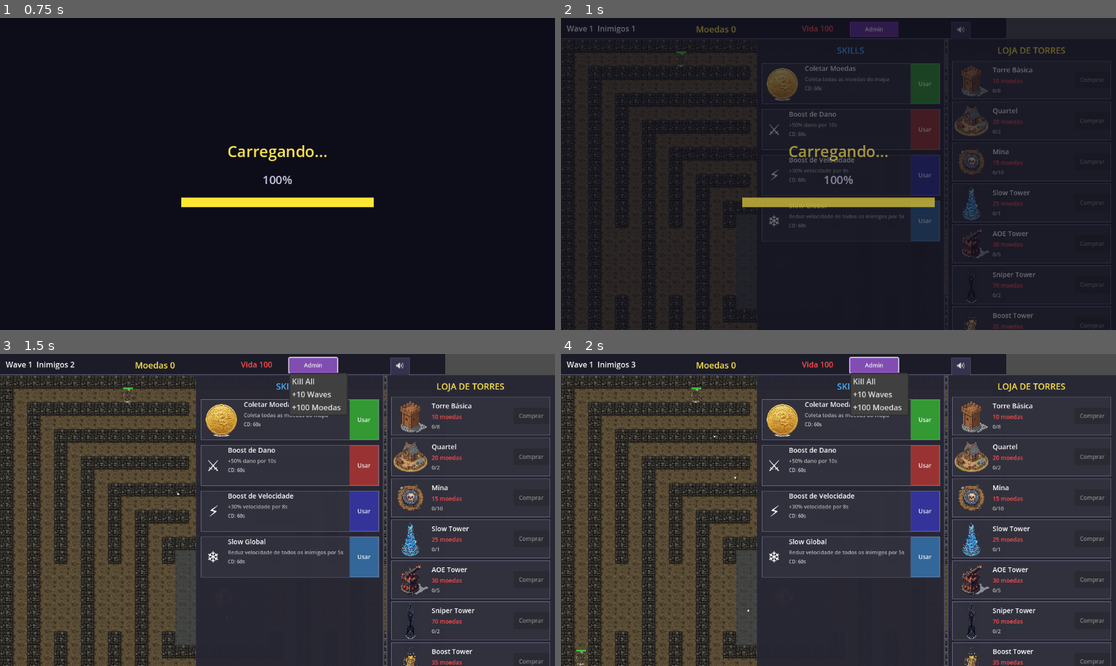
Above: before the commit, frames 1-4 (two rows, left to right).
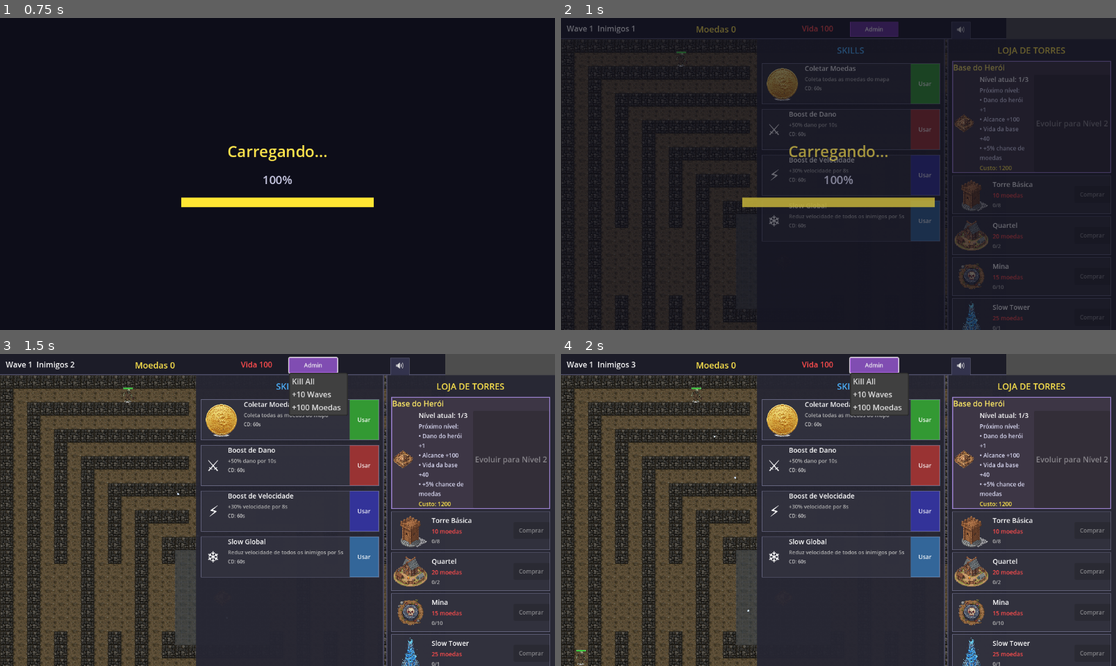
Above: after the commit, the same moments.

Repository: rubens-rangel/TD-game-project
Game: Godot game, scene res://scenes/Menu.tscn
Same seed, same stepped clock (60 frames per second), same inputs: the game is played once before the commit and once after it.
Inputs:
- Up to frame 1 (0.75 s): click "Jogar" at 0.5 s
- Up to frame 2 (1 s): no input
- Up to frame 3 (1.5 s): click "Admin" at 1.25 s
- Up to frame 4 (2 s): no input

Frame 1 is identical in both runs. In frame 2, 3.0% of the frame differs, in the area x 70-100%, y 13-100%; in frame 3, 5.6%; in frame 4, 5.6%.

Commit message:
adiciona update da base do heroi

Diff:
--- a/godot/scripts/Game.gd
+++ b/godot/scripts/Game.gd
@@ -119,6 +119,8 @@
 var tex_enemy_humanoid: Texture2D
 var tex_enemy_robot: Texture2D
 var tex_tent: Texture2D  # Base/tenda no centro
+var tex_house: Texture2D
+var tex_castle: Texture2D
 var tex_grass: Texture2D
 var tex_path: Texture2D  # Textura para o caminho (chão onde inimigos andam)
 var tex_wall: Texture2D  # Textura para barreira/cerca (paredes do labirinto)
@@ -199,6 +201,59 @@
 	"levels": { "DMG": 0, "FIRERATE": 0, "PIERCE": 0 }, "coins": GameConstants.HERO_START_COINS,
 }
 
+const HERO_HOME_MAX_LEVEL := 3
+var hero_home_level: int = 1
+var hero_home_coin_bonus: float = 0.0
+var hero_home_panel_data: Dictionary = {}
+var hero_home_upgrade_costs := {
+	2: 1200,
+	3: 3000
+}
+
+func _get_hero_home_texture_for_level(level: int) -> Texture2D:
+	match level:
+		2:
+			return tex_house if tex_house != null else tex_tent
+		3:
+			return tex_castle if tex_castle != null else (tex_house if tex_house != null else tex_tent)
+		_:
+			return tex_tent
+
+func _get_hero_home_upgrade_cost(level: int) -> int:
+	return hero_home_upgrade_costs.get(level, 0)
+
+func _get_hero_home_benefits_text(level: int) -> String:
+	match level:
+		1:
+			return "Nível inicial. Proteção básica da tenda."
+		2:
+			return "• Dano do herói +1\n• Alcance +100\n• Vida da base +40\n• +5% chance de moedas"
+		3:
+			return "• Dano do herói +2\n• +1 perfuração\n• Cadência -0.05s\n• Vida da base +60\n• +5% chance de moedas"
+		_:
+			return "Nível máximo alcançado"
+
+func _apply_hero_home_coin_bonus_from_scratch() -> void:
+	coin_drop_chance += hero_home_coin_bonus
+	coin_drop_chance = clamp(coin_drop_chance, 0.0, 1.0)
+
+func _apply_hero_home_upgrade_effects(level: int) -> void:
+	match level:
+		2:
+			hero["damage"] += 1
+			hero["range"] += 100
+			base_hp += 40
+			hero_home_coin_bonus += 0.05
+			coin_drop_chance = min(coin_drop_chance + 0.05, 1.0)
+		3:
+			hero["damage"] += 2
+			hero["pierce"] += 1
+			hero["fire_rate"] = max(0.1, hero["fire_rate"] - 0.05)
+			base_hp += 60
+			hero_home_coin_bonus += 0.05
+			coin_drop_chance = min(coin_drop_chance + 0.05, 1.0)
+
+
 func _try_load(path: String) -> Texture2D:
 	if ResourceLoader.exists(path):
 		return load(path)
@@ -339,6 +394,8 @@
 
 	# Carregar e processar todas as texturas (remover fundo branco)
 	tex_tent = _load_and_process_texture("res://assets/images/tent.png")
+	tex_house = _load_and_process_texture("res://assets/images/house.png")
+	tex_castle = _load_and_process_texture("res://assets/images/castle.png")
 	if tex_tent != null:
 		print("Tenda carregada: ", tex_tent.get_width(), "x", tex_tent.get_height())
 	_update_loading_progress(0.55)
@@ -895,7 +952,7 @@
 	_update_tower_shop_ui()
 
 func _update_tower_shop_ui() -> void:
-	if tower_shop_panel == null or tower_buttons.is_empty():
+	if tower_shop_panel == null:
 		return
 
 	for tower_button_data in tower_buttons:
@@ -933,6 +990,36 @@
 		btn_style.border_width_right = 1
 		btn_style.border_width_bottom = 1
 		tower_button_data.buy_button.add_theme_stylebox_override("normal", btn_style)
+
+	_update_hero_home_panel_ui()
+
+func _update_hero_home_panel_ui() -> void:
+	if hero_home_panel_data.is_empty():
+		return
+	var icon: TextureRect = hero_home_panel_data.get("icon", null)
+	if icon != null:
+		icon.texture = _get_hero_home_texture_for_level(hero_home_level)
+	var level_label: Label = hero_home_panel_data.get("level_label", null)
+	if level_label == null:
+		return
+	level_label.text = "Nível atual: %d/%d" % [hero_home_level, HERO_HOME_MAX_LEVEL]
+	var cost_label: Label = hero_home_panel_data.get("cost_label", null)
+	var benefit_label: Label = hero_home_panel_data.get("benefit_label", null)
+	var button: Button = hero_home_panel_data.get("button", null)
+	if cost_label == null or benefit_label == null or button == null:
+		return
+	if hero_home_level >= HERO_HOME_MAX_LEVEL:
+		cost_label.text = "Custo: --"
+		benefit_label.text = "Bônus ativos:\n%s" % _get_hero_home_benefits_text(hero_home_level)
+		button.text = "Máximo"
+		button.disabled = true
+	else:
+		var next_level = hero_home_level + 1
+		var cost = _get_hero_home_upgrade_cost(next_level)
+		cost_label.text = "Custo: %d" % cost
+		benefit_label.text = "Próximo nível:\n%s" % _get_hero_home_benefits_text(next_level)
+		button.text = "Evoluir para Nível %d" % next_level
+		button.disabled = hero["coins"] < cost
 
 	queue_redraw()
 
@@ -1210,41 +1297,21 @@
 		var x = base_left + float(gx) * grid_size_px
 		draw_line(Vector2(x, base_top), Vector2(x, base_bottom), Color(0.3,0.32,0.36,0.5), 1.0)
 
-	# Desenhar base/tenda no centro exato - reduzir tamanho em 40% (30% anterior + 10% adicional)
+	# Desenhar base/casa do herói ocupando bloco 3x3 (84px se tile=28)
 	var bc = grid_manager.tile_center(grid_manager.center.x, grid_manager.center.y)
-	if tex_tent != null:
-		# Novo scale: 0.63 (0.7 anterior * 0.9) = redução total de ~37% comparado ao original
-		var tent_scale: float = 0.7 * 0.9
-		var tent_size_tiles = 3.0 * tent_scale
-		var tent_size_pixels = tent_size_tiles * float(GameConstants.TILE_SIZE)
-
-		# Obter dimensões originais da textura
-		var tex_width = float(tex_tent.get_width())
-		var tex_height = float(tex_tent.get_height())
-
-		# Calcular fator de escala para caber no tamanho reduzido mantendo proporção
-		# Usar a maior dimensão como referência
-		var max_tex_dimension = max(tex_width, tex_height)
-		var scale_factor = tent_size_pixels / max_tex_dimension
-
-		# Calcular tamanho escalado mantendo proporção
-		var scaled_width = tex_width * scale_factor
-		var scaled_height = tex_height * scale_factor
-
-		# Posição centralizada no centro da base
-		var s := Vector2(scaled_width, scaled_height)
-		var pos := Vector2(bc.x - s.x/2, bc.y - s.y/2)
-
-		# Desenhar com transparência preservada
-		# Sem modulate para preservar transparência original da textura
-		# O parâmetro 'false' significa que não estica (mantém proporção)
-		# Sem passar Color como último parâmetro, preserva a transparência original
-		draw_texture_rect(tex_tent, Rect2(pos, s), false)
+	var hero_block_pixels = float(GameConstants.TILE_SIZE) * 1.5
+	var hero_texture = _get_hero_home_texture_for_level(hero_home_level)
+	if hero_texture != null:
+		var hero_rect = Rect2(
+			bc.x - hero_block_pixels * 0.5,
+			bc.y - hero_block_pixels * 0.5,
+			hero_block_pixels,
+			hero_block_pixels
+		)
+		draw_texture_rect(hero_texture, hero_rect, false)
 	else:
-		# Fallback: desenhar retângulo simples (também reduzido em 30%)
-		var tent_scale: float = 0.7 * 0.9
-		var tent_half: float = 3.0 * tent_scale * float(GameConstants.TILE_SIZE) / 2.0
-		draw_rect(Rect2(bc.x - tent_half, bc.y - tent_half, 3.0 * tent_scale * GameConstants.TILE_SIZE, 3.0 * tent_scale * GameConstants.TILE_SIZE), Color(0.9,0.7,0.2))
+		var half = hero_block_pixels / 2.0
+		draw_rect(Rect2(bc.x - half, bc.y - half, hero_block_pixels, hero_block_pixels), Color(0.9,0.7,0.2))
 	# enemies
 	for e in enemies:
 		# barra de vida melhorada (não mostrar se está morrendo)
@@ -2655,6 +2722,22 @@
 	hero["coins"] += 100
 	print("Admin: +100 moedas adicionadas (total: %d)" % hero["coins"])
 
+func _on_upgrade_hero_home() -> void:
+	if hero_home_level >= HERO_HOME_MAX_LEVEL:
+		return
+	var next_level = hero_home_level + 1
+	var cost = _get_hero_home_upgrade_cost(next_level)
+	if cost <= 0:
+		return
+	if hero["coins"] < cost:
+		return
+	hero["coins"] -= cost
+	_track_coin_spent(cost)
+	hero_home_level = next_level
+	_apply_hero_home_upgrade_effects(next_level)
+	_update_hero_home_panel_ui()
+	queue_redraw()
+
 func _on_wave_started(wave_number: int, is_boss_wave: bool):
 	if ((wave_number + 1) % 5) == 0:
 		_show_boss_warning("ALERTA! Boss chegando na próxima wave!")
@@ -4798,8 +4881,9 @@
 	var screen_width = get_viewport().get_visible_rect().size.x
 	var screen_height = get_viewport().get_visible_rect().size.y
 	var panel_width = 350.0  # Aumentado para garantir espaço para o botão completo
-	# Calcular altura necessária: 10 torres * 80px + título 45px + espaçamento 20px = 865px mínimo
-	var total_items_height = 10 * 80 + 20  # 10 itens de 80px + espaçamento
+	# Calcular altura necessária: card do herói + 10 torres * 80px + título 45px + espaçamento
+	var hero_card_height = 100
+	var total_items_height = hero_card_height + 10 * 80 + 20
 	var required_height = total_items_height + 45  # +45 para o título
 	var panel_height = max(screen_height - 44.0, required_height)  # altura mínima para caber tudo
 	# Posicionar no lado direito (skills ficará à esquerda deste painel)
@@ -4834,6 +4918,9 @@
 	vbox.size = Vector2(panel_width - 20, panel_height - 45)
 	vbox.add_theme_constant_override("separation", 5)
 	tower_shop_panel.add_child(vbox)
+
+	# Card da base/Herói
+	_create_hero_home_card(vbox, hero_card_height)
 
 	# Lista de torres com informações
 	var tower_data = [
@@ -4976,6 +5063,89 @@
 	tooltip_label.add_theme_stylebox_override("normal", tooltip_style)
 	tooltip_label.add_theme_color_override("font_color", Color(1.0, 1.0, 1.0))
 	tower_shop_panel.add_child(tooltip_label)
+
+func _create_hero_home_card(vbox: VBoxContainer, card_height: float) -> void:
+	hero_home_panel_data = {}
+	var panel = PanelContainer.new()
+	panel.custom_minimum_size = Vector2(tower_shop_panel.size.x - 20, card_height)
+	var panel_style = StyleBoxFlat.new()
+	panel_style.bg_color = Color(0.25, 0.22, 0.28, 0.9)
+	panel_style.border_color = Color(0.6, 0.5, 0.8)
+	panel_style.border_width_left = 2
+	panel_style.border_width_top = 2
+	panel_style.border_width_right = 2
+	panel_style.border_width_bottom = 2
+	panel.add_theme_stylebox_override("panel", panel_style)
+	vbox.add_child(panel)
+
+	var content = VBoxContainer.new()
+	content.add_theme_constant_override("separation", 4)
+	content.size_flags_horizontal = Control.SIZE_EXPAND_FILL
+	content.size_flags_vertical = Control.SIZE_EXPAND_FILL
+	panel.add_child(content)
+
+	var title = Label.new()
+	title.text = "Base do Herói"
+	title.add_theme_font_size_override("font_size", 16)
+	title.add_theme_color_override("font_color", Color(1.0, 0.92, 0.4))
+	content.add_child(title)
+
+	var info_hbox = HBoxContainer.new()
+	info_hbox.add_theme_constant_override("separation", 10)
+	content.add_child(info_hbox)
+
+	var hero_icon_size = 45.0  # mesmo padrão dos ícones das torres
+	var icon_wrapper = Control.new()
+	icon_wrapper.custom_minimum_size = Vector2(hero_icon_size, hero_icon_size)
+	icon_wrapper.size_flags_horizontal = Control.SIZE_SHRINK_CENTER
+	icon_wrapper.size_flags_vertical = Control.SIZE_SHRINK_CENTER
+	info_hbox.add_child(icon_wrapper)
+
+	var icon = TextureRect.new()
+	icon.custom_minimum_size = Vector2(hero_icon_size, hero_icon_size)
+	icon.size = Vector2(hero_icon_size, hero_icon_size)
+	icon.ignore_texture_size = true
+	icon.size_flags_horizontal = Control.SIZE_SHRINK_CENTER
+	icon.size_flags_vertical = Control.SIZE_SHRINK_CENTER
+	icon.expand_mode = TextureRect.EXPAND_FIT_WIDTH_PROPORTIONAL
+	icon.stretch_mode = TextureRect.STRETCH_KEEP_ASPECT_CENTERED
+	icon_wrapper.add_child(icon)
+
+	var text_box = VBoxContainer.new()
+	text_box.size_flags_horizontal = Control.SIZE_EXPAND_FILL
+	info_hbox.add_child(text_box)
+
+	var level_label = Label.new()
+	level_label.add_theme_font_size_override("font_size", 14)
+	text_box.add_child(level_label)
+
+	var benefit_label = Label.new()
+	benefit_label.autowrap_mode = TextServer.AUTOWRAP_WORD_SMART
+	benefit_label.add_theme_font_size_override("font_size", 12)
+	benefit_label.add_theme_color_override("font_color", Color(0.85, 0.85, 0.95))
+	text_box.add_child(benefit_label)
+
+	var cost_label = Label.new()
+	cost_label.add_theme_font_size_override("font_size", 12)
+	cost_label.add_theme_color_override("font_color", Color(1.0, 0.9, 0.3))
+	text_box.add_child(cost_label)
+
+	var button = Button.new()
+	button.text = "Evoluir"
+	button.custom_minimum_size = Vector2(120, 36)
+	button.pressed.connect(_on_upgrade_hero_home)
+	info_hbox.add_child(button)
+
+	hero_home_panel_data = {
+		"panel": panel,
+		"icon": icon,
+		"level_label": level_label,
+		"benefit_label": benefit_label,
+		"cost_label": cost_label,
+		"button": button
+	}
+
+	_update_hero_home_panel_ui()
 
 func _create_skills_ui() -> void:
 	# Criar painel lateral para skills (lado esquerdo)
@@ -5799,6 +5969,7 @@
 		coin_drop_chance += effects["coin_drop_chance"]
 		# Limitar a 100% (embora não deva chegar lá)
 		coin_drop_chance = min(coin_drop_chance, 1.0)
+	_apply_hero_home_coin_bonus_from_scratch()
 
 	# Outros efeitos serão aplicados durante o jogo conforme necessário
 	# (coin_value, tower_cost_reduction, etc.)
--- a/godot/scripts/managers/SaveManager.gd
+++ b/godot/scripts/managers/SaveManager.gd
@@ -38,6 +38,10 @@
 		"range": game_instance.hero["range"],
 		"levels": game_instance.hero["levels"].duplicate()
 	}
+	save_data["hero_home"] = {
+		"level": game_instance.hero_home_level,
+		"coin_bonus": game_instance.hero_home_coin_bonus
+	}
 
 	# Torres
 	save_data["towers"] = _serialize_towers(game_instance.towers)
@@ -193,6 +197,10 @@
 	game_instance.hero["pierce"] = hero_data.get("pierce", 0)
 	game_instance.hero["range"] = hero_data.get("range", 9999.0)
 	game_instance.hero["levels"] = hero_data.get("levels", {"DMG": 0, "FIRERATE": 0, "PIERCE": 0})
+	var hero_home_data = save_data.get("hero_home", {})
+	game_instance.hero_home_level = hero_home_data.get("level", 1)
+	game_instance.hero_home_coin_bonus = hero_home_data.get("coin_bonus", 0.0)
+	game_instance._apply_hero_home_coin_bonus_from_scratch()
 
 	# Limpar estruturas existentes
 	game_instance.towers.clear()
Not shown, added: godot/assets/images/castle.png.import
